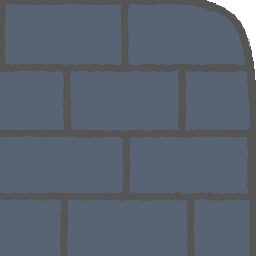
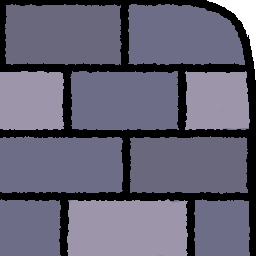
Layer changes from the first w=256, h=256 image to the second:
painted on "lineart" over [0,0,256,256]
painted on "colour" over [0,0,256,256]
